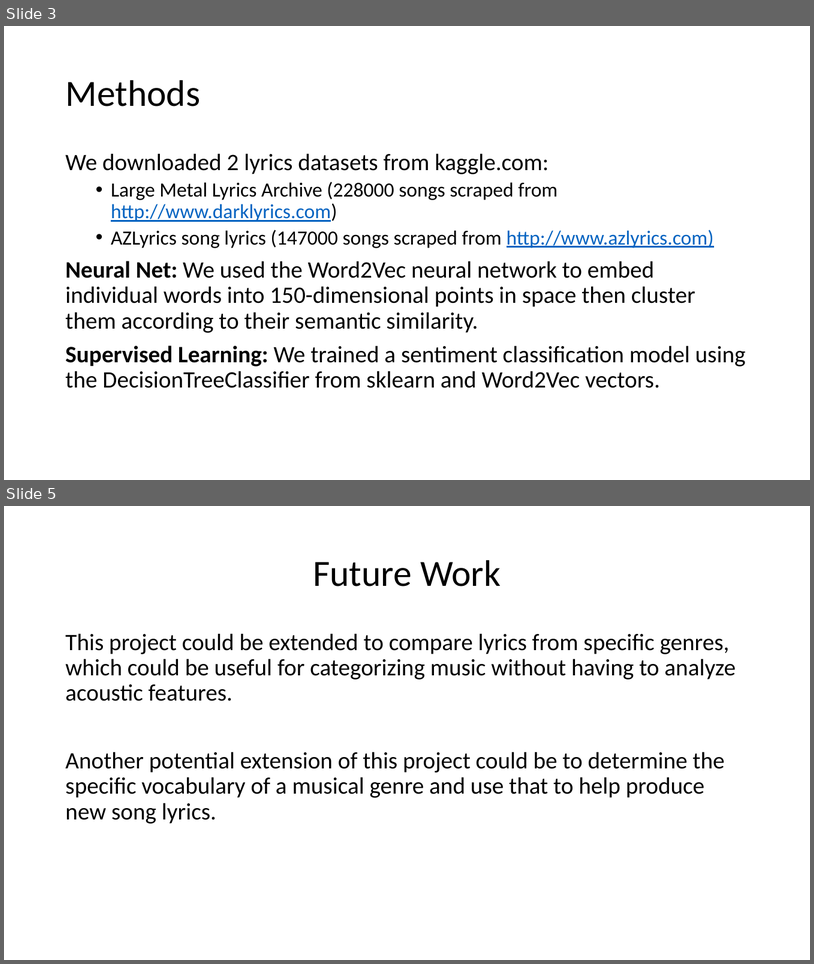
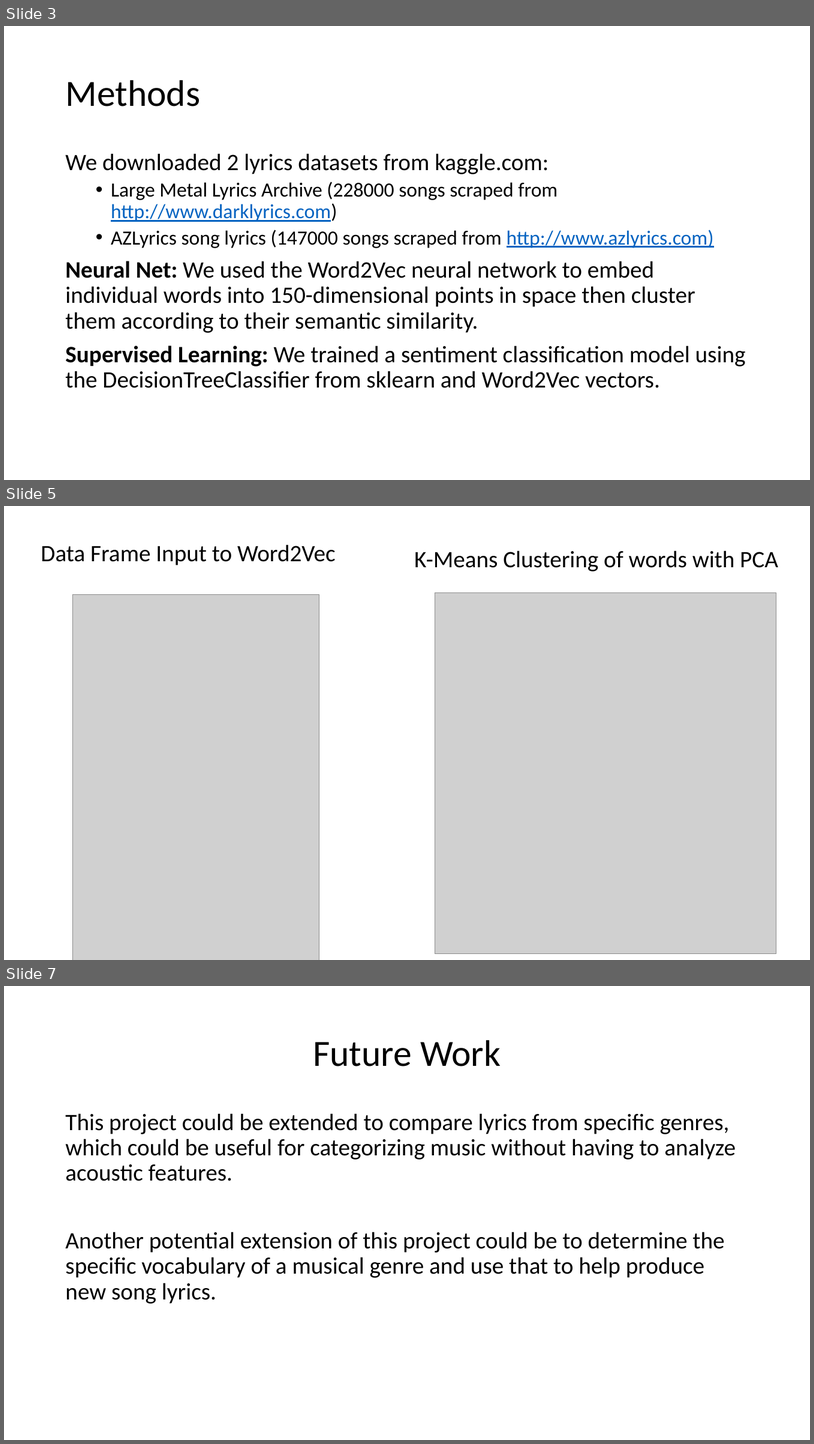
Before and after one commit to eileenblum/Music-Project, a slide deck: erdos-music_project.pptx. Shown one above the other, each under a label of ours: slides 3 and 5 before the commit, slides 3, 5 and 7 after it; the slides between them are not shown. The pictures are 814x964 and 814x1444 pixels, drawn with LibreOffice and Linux fonts; fonts in the diff are those of the drawing; grey boxes stand for pictures; background and template pictures are left out. Boxes give left, top, right and bottom in pixels: in the first picture for what was removed or moved away, otherwise in the second. Text is boxed around its words. In the diff, an @@ line names an element or a change of style, - is before the commit and + after.

```diff
--- a/erdos-music_project.pptx
+++ b/erdos-music_project.pptx
@@ slide 5 added at bbox=[4, 506, 810, 960], background #FFFFFF @@
@@ title added at bbox=[41, 544, 336, 565], 28 pt, text #000000 @@
+Data Frame Input to Word2Vec
@@ text added at bbox=[414, 550, 779, 571], 28 pt, text #000000 @@
+K-Means Clustering of words with PCA
@@ picture added at bbox=[73, 594, 320, 960] @@
@@ picture added at bbox=[435, 592, 777, 953] @@
@@ what was slide 5 is now slide 7 @@
```
Also in this commit, not shown: 1 slide changed, 1 other slide added, 2 other files.
